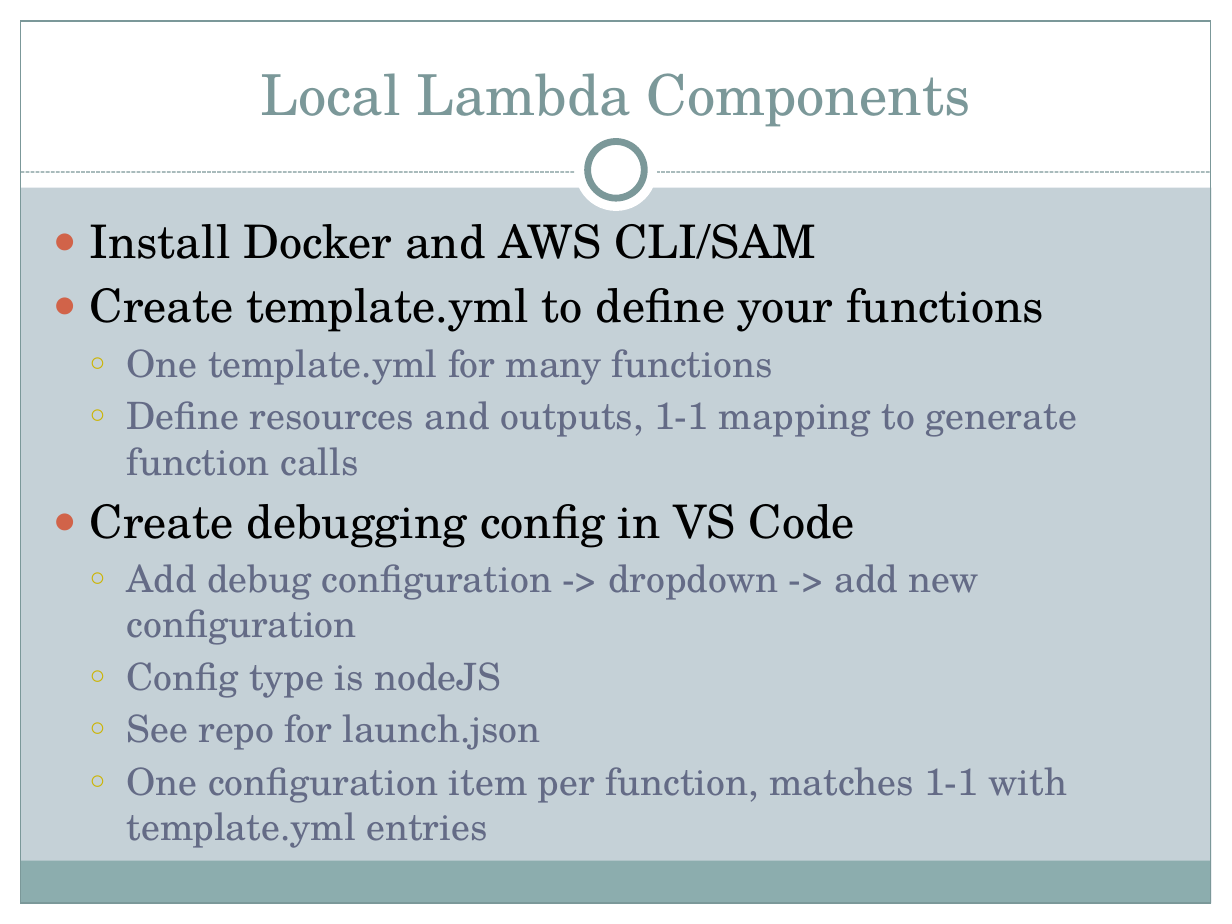
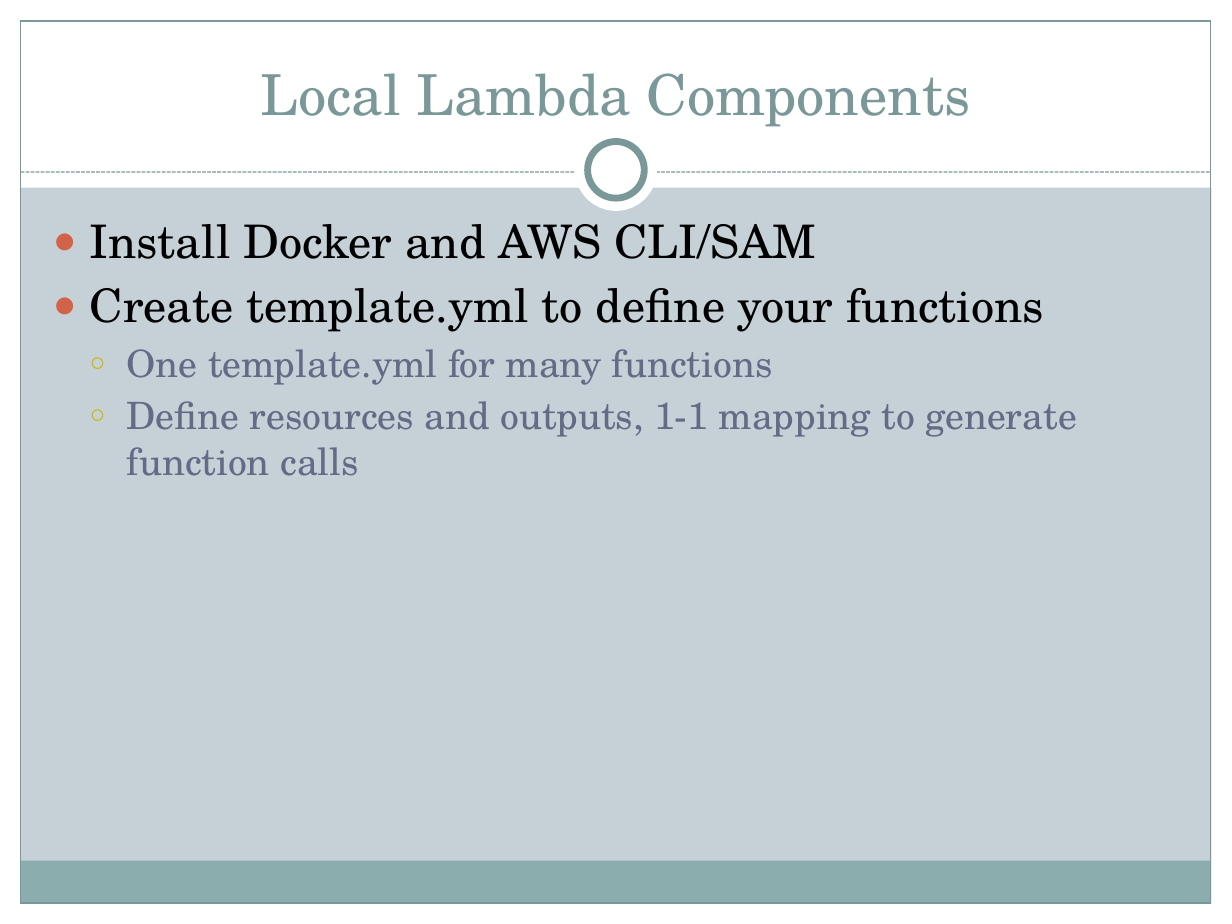
Before and after one commit to motobreath/lambda-lambda-lambda, a slide deck: slide 19 of lambda-lambda-lambda.pptx (slide 18 before the commit). Drawn at 1232x924 pixels with LibreOffice and Linux fonts; fonts in the diff are those of the drawing. Boxes give left, top, right and bottom in pixels: in the first picture for what was removed or moved away, otherwise in the second. Text is boxed around its words. In the diff, an @@ line names an element or a change of style, - is before the commit and + after.

Commit message:
latest lambda talk

```diff
--- a/lambda-lambda-lambda.pptx
+++ b/lambda-lambda-lambda.pptx
@@ text at (90, 504, 1067, 841): paragraphs removed @@
-● Create debugging config in VS Code
-  ○ Add debug configuration -> dropdown -> add new configuration
-  ○ Config type is nodeJS
-  ○ See repo for launch.json
-  ○ One configuration item per function, matches 1-1 with template.yml entries
```
Also in this commit, not shown: 8 other slides changed, 6 slides added.
